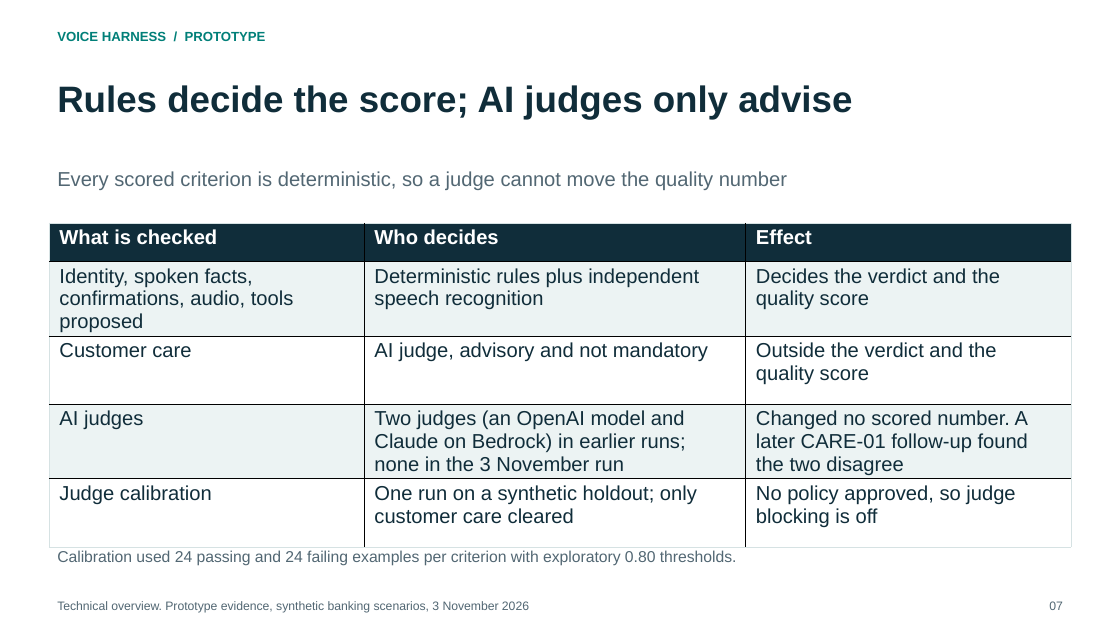
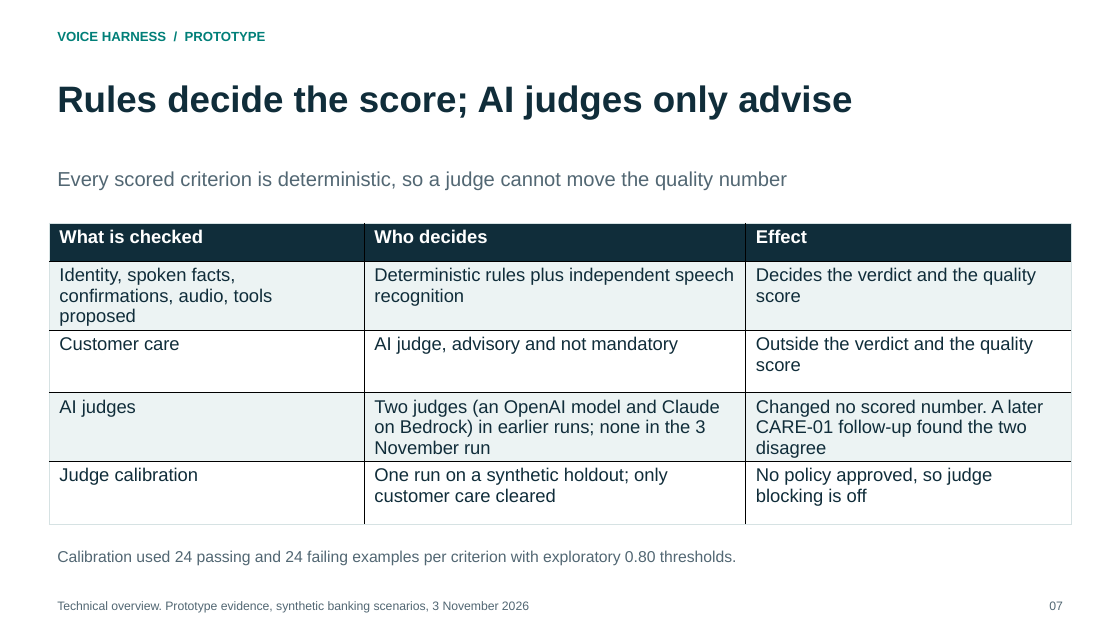
Before and after one commit to Ready2k/Voice_harness, a slide deck: slide 7 of output/consulting-2026-10-31/deliverables/Voice-Harness-Technical-Overview.pptx. Drawn at 1120x630 pixels with LibreOffice and Linux fonts; fonts in the diff are those of the drawing. Boxes give left, top, right and bottom in pixels: in the first picture for what was removed or moved away, otherwise in the second. Text is boxed around its words. In the diff, an @@ line names an element or a change of style, - is before the commit and + after.

```diff
--- a/output/consulting-2026-10-31/deliverables/Voice-Harness-Technical-Overview.pptx
+++ b/output/consulting-2026-10-31/deliverables/Voice-Harness-Technical-Overview.pptx
@@ table at [49, 223, 1071, 513] @@
@@ size 17.2 to 15.8 pt @@
```
Also in this commit, not shown: 1 other slide changed, 29 other files.
